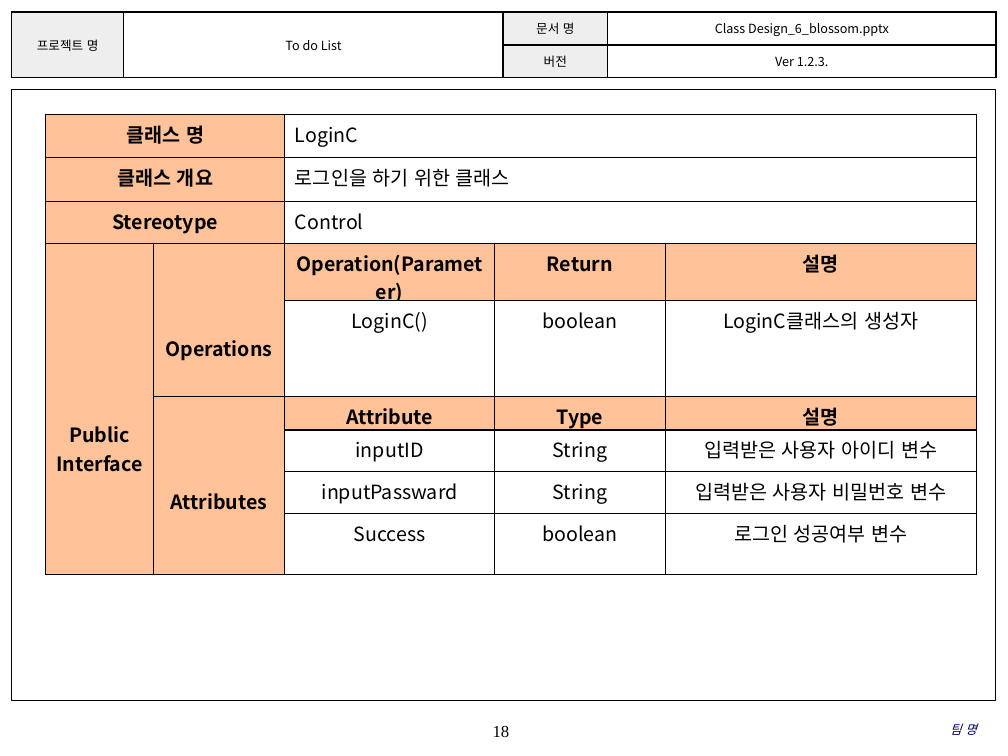
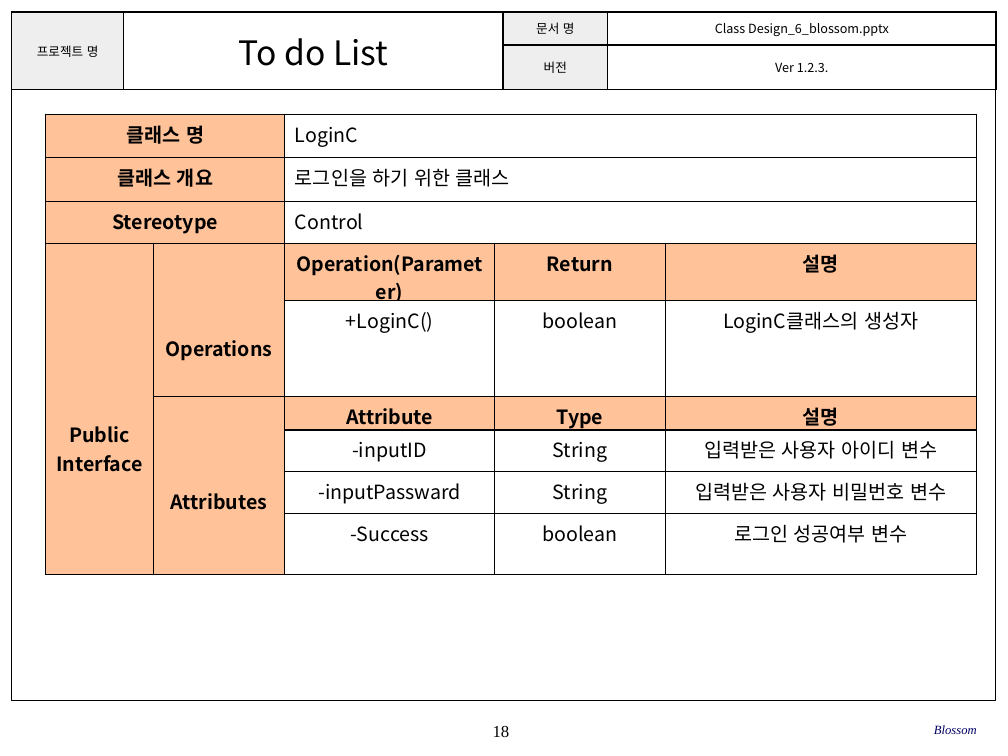
Before and after one commit to SE-admin/SE2017_6_blossom, a slide deck: slide 18 of doc/3_ 설계서/Class Design_6_blossom.pptx. Drawn at 1008x756 pixels with LibreOffice and Linux fonts; fonts in the diff are those of the drawing; background and template pictures are left out. Boxes give left, top, right and bottom in pixels: in the first picture for what was removed or moved away, otherwise in the second. Text is boxed around its words. In the diff, an @@ line names an element or a change of style, - is before the commit and + after.

```diff
--- a/doc/3_ 설계서/Class Design_6_blossom.pptx
+++ b/doc/3_ 설계서/Class Design_6_blossom.pptx
@@ table at (11,12,996,148) @@
@@ size 9 to 24 pt in "To do List" @@
@@ table at (45,114,977,551) @@
-row 5, column 3: LoginC()
+row 5, column 3: +LoginC()
-row 7, column 3: inputID
+row 7, column 3: -inputID
-row 8, column 3: inputPassward
+row 8, column 3: -inputPassward
-row 9, column 3: Success
+row 9, column 3: -Success
@@ text at (934,725,977,734): text changed @@
-팀 명
+Blossom
```
Also in this commit, not shown: 23 other slides changed.
